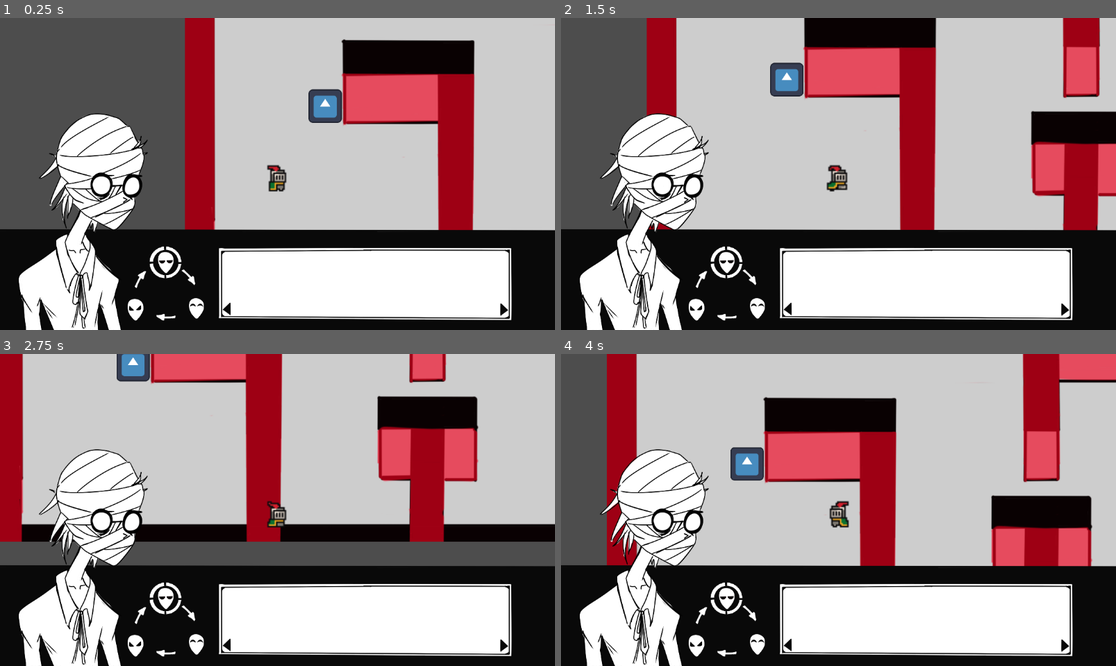
Above: before the commit, frames 1-4 (two rows, left to right).
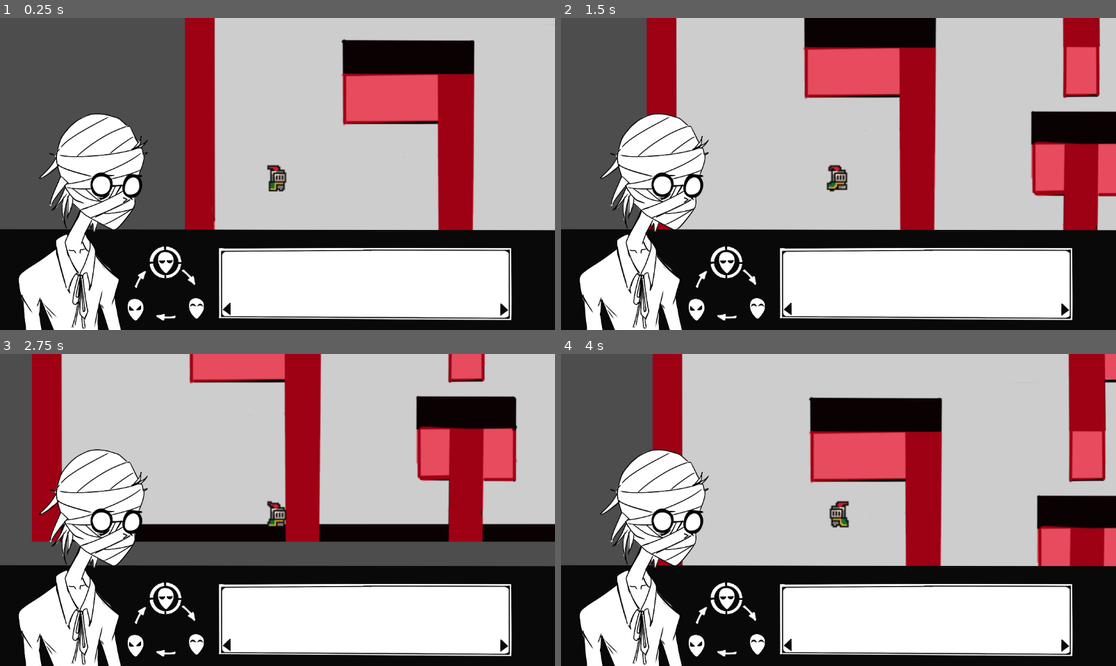
Above: after the commit, the same moments.

Repository: IvanGutsev/PlovdivGameJam2026
Game: Godot game, scene res://Scenes/main.tscn
Same seed, same stepped clock (60 frames per second), same inputs: the game is played once before the commit and once after it. The engine's default icon, where the game draws it, is replaced by a stand-in: a white triangle on a blue panel in a dark square.
Inputs:
- Up to frame 1 (0.25 s): no input
- Up to frame 2 (1.5 s): tap E (interact) at 0.5, 0.6, 1.25, 1.35 s; hold D (right) 0.53-1.28 s; tap Enter (ui_accept) at 0.77 s; hold S (down) from 1.28 s (still down)
- Up to frame 3 (2.75 s): tap Enter (ui_accept) at 1.52 s; tap E (interact) at 2, 2.3 s; release S (down) at 2.03 s; hold D (right) from 2.03 s (still down); tap M (mask and unmask) at 2.1 s
- Up to frame 4 (4 s): tap E (interact) at 2.75, 2.85, 3.5, 3.6 s; release D (right) at 2.78 s; hold W (up) 2.78-3.53 s; tap Enter (ui_accept) at 3.02, 3.77 s; hold A (left) from 3.53 s (still down)

The runs differ from the first frame. In frame 1, 0.7% of the frame differs, in the area x 55-62%, y 22-34%; in frame 2, 0.6%; in frame 3, 25%; in frame 4, 25%, in the area x 8-100%, y 0-69%.

Commit message:
first kinda functioning prototype

Diff:
--- /dev/null
+++ b/Scenes/2.tscn
@@ -0,0 +1,3 @@
+[gd_scene format=3 uid="uid://dn6c2ag4u8seb"]
+
+[node name="2" type="Node2D" unique_id=1195030858]
--- a/Scenes/level_1.tscn
+++ b/Scenes/level_1.tscn
@@ -7,6 +7,12 @@
 
 [sub_resource type="RectangleShape2D" id="RectangleShape2D_vk57k"]
 size = Vector2(682, 48.5)
+
+[sub_resource type="RectangleShape2D" id="RectangleShape2D_8ffim"]
+size = Vector2(92, 57)
+
+[sub_resource type="RectangleShape2D" id="RectangleShape2D_7p6j4"]
+size = Vector2(26, 118)
 
 [node name="Level1" type="StaticBody2D" unique_id=187266163]
 
@@ -29,3 +35,38 @@
 [node name="CollisionShape2D2" type="CollisionShape2D" parent="." unique_id=288776296]
 position = Vector2(1, 362)
 shape = SubResource("RectangleShape2D_vk57k")
+
+[node name="CollisionShape2D5" type="CollisionShape2D" parent="." unique_id=1057033734]
+position = Vector2(-201, 208.5)
+shape = SubResource("RectangleShape2D_8ffim")
+
+[node name="CollisionShape2D6" type="CollisionShape2D" parent="." unique_id=625336787]
+position = Vector2(-168, 288)
+shape = SubResource("RectangleShape2D_7p6j4")
+
+[node name="CollisionPolygon2D" type="CollisionPolygon2D" parent="." unique_id=2042006463]
+polygon = PackedVector2Array(66, 21, -48, 22, -47, 89, -156, 89, -156, -65, -180, -66, -181, 47, -225, 45, -226, 82, -183, 82, -180, 144, -72, 144, -69, 233, -44, 234, -42, 168, 134, 168, 135, 193, 160, 192, 158, 49, 135, 50, 135, 111, -19, 111, -19, 79, 66, 78)
+
+[node name="CollisionPolygon2D2" type="CollisionPolygon2D" parent="." unique_id=703179727]
+polygon = PackedVector2Array(335, 169, 239, 167, 246, 11, 160, 11, 156, 34, 132, 30, 134, -57, 65, -62, 66, -114, 156, -113, 159, -45, 268, -45, 269, 110, 337, 112)
+
+[node name="CollisionPolygon2D3" type="CollisionPolygon2D" parent="." unique_id=1234772608]
+polygon = PackedVector2Array(-91, 68, -113, 68, -112, -45, -24, -45, -22, -246, 1, -246, 2, -45, 67, -44, 66, 4, -86, 4)
+
+[node name="CollisionPolygon2D4" type="CollisionPolygon2D" parent="." unique_id=632054107]
+polygon = PackedVector2Array(-67, -61, -89, -61, -90, -103, -227, -104, -226, -186, -270, -193, -272, -301, -247, -299, -246, -249, -204, -247, -200, -160, -92, -157, -93, -212, -156, -212, -159, -267, -67, -271)
+
+[node name="CollisionPolygon2D5" type="CollisionPolygon2D" parent="." unique_id=1053881958]
+polygon = PackedVector2Array(110, -300, 111, -202, 44, -204, 41, -147, 292, -147, 292, -198, 137, -206, 136, -298, 118, -298)
+
+[node name="CollisionPolygon2D6" type="CollisionPolygon2D" parent="." unique_id=53481736]
+polygon = PackedVector2Array(201, -299, 202, -224, 225, -225, 223, -299)
+
+[node name="CollisionPolygon2D7" type="CollisionPolygon2D" parent="." unique_id=1371153910]
+polygon = PackedVector2Array(328, -132, 227, -125, 221, -78, 333, -80)
+
+[node name="CollisionPolygon2D8" type="CollisionPolygon2D" parent="." unique_id=1313844730]
+polygon = PackedVector2Array(-66, 335, -66, 304, -90, 302, -91, 250, -21, 248, -22, 302, -47, 301, -47, 334)
+
+[node name="CollisionPolygon2D9" type="CollisionPolygon2D" parent="." unique_id=369785652]
+polygon = PackedVector2Array(43, 338, 45, 199, 68, 201, 68, 221, 248, 221, 249, 280, 66, 280, 66, 337)
--- a/Scenes/main.tscn
+++ b/Scenes/main.tscn
@@ -6,8 +6,9 @@
 [ext_resource type="PackedScene" uid="uid://nqdnb6sw600a" path="res://Scenes/npc.tscn" id="2_bo1nx"]
 [ext_resource type="PackedScene" uid="uid://bsj8ueuo3quoh" path="res://Scenes/canvas_layer.tscn" id="4_21xkr"]
 [ext_resource type="PackedScene" uid="uid://dv5yvhciupxu5" path="res://Scenes/mask.tscn" id="4_jjvhh"]
+[ext_resource type="PackedScene" uid="uid://dau4an3861pma" path="res://Scenes/next_level.tscn" id="7_6bp64"]
 
-[node name="Main" type="Node2D" unique_id=158342298]
+[node name="1" type="Node2D" unique_id=158342298]
 script = ExtResource("1_21xkr")
 
 [node name="Level1" parent="." unique_id=187266163 instance=ExtResource("1_kry3j")]
@@ -23,7 +24,16 @@
 [node name="NPC" parent="." unique_id=248751030 instance=ExtResource("2_bo1nx")]
 position = Vector2(45, -215)
 
+[node name="NPC2" parent="." unique_id=1525551826 instance=ExtResource("2_bo1nx")]
+position = Vector2(315, -444)
+
+[node name="NPC3" parent="." unique_id=226403768 instance=ExtResource("2_bo1nx")]
+position = Vector2(502, -416)
+
 [node name="Mask" parent="." unique_id=1775335883 instance=ExtResource("4_jjvhh")]
-position = Vector2(33, -47)
+position = Vector2(501, -231)
+
+[node name="NextLevel" parent="." unique_id=1823105586 instance=ExtResource("7_6bp64")]
+position = Vector2(461, -556)
 
 [connection signal="take_mask" from="Mask" to="Player" method="_on_mask_take_mask"]
--- /dev/null
+++ b/Scenes/next_level.gd
@@ -0,0 +1,4 @@
+extends Area2D
+
+func _on_body_entered(body: Node2D) -> void:
+	get_tree().change_scene_to_file("res://Scenes/2.tscn")
--- /dev/null
+++ b/Scenes/next_level.tscn
@@ -0,0 +1,13 @@
+[gd_scene format=3 uid="uid://dau4an3861pma"]
+
+[ext_resource type="Script" uid="uid://ddgo1k004wgss" path="res://Scenes/next_level.gd" id="1_1piei"]
+
+[sub_resource type="RectangleShape2D" id="RectangleShape2D_bgq2k"]
+
+[node name="NextLevel" type="Area2D" unique_id=1823105586]
+script = ExtResource("1_1piei")
+
+[node name="CollisionShape2D" type="CollisionShape2D" parent="." unique_id=1404382334]
+shape = SubResource("RectangleShape2D_bgq2k")
+
+[connection signal="body_entered" from="." to="." method="_on_body_entered"]
--- a/Scripts/npc.gd
+++ b/Scripts/npc.gd
@@ -20,6 +20,7 @@
 		#check whether the player can talk to the npc (does he have a mask?)
 		if Global.can_talk:
 			print("chatting with npc");
+			print("You may pass!");
 			$"../Player/Camera2D/CanvasLayer/Control/VBoxContainer/DialogueBox".start();
 			is_chatting = true;
 			animated_sprite.play("idle");
Not shown, added: Scenes/next_level.gd.uid
